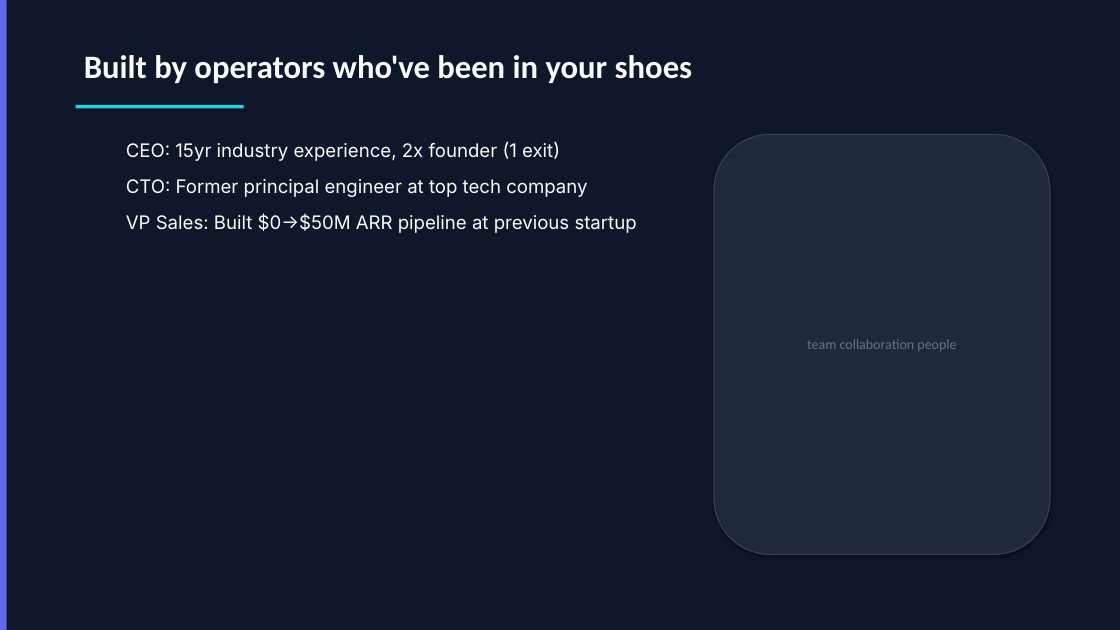
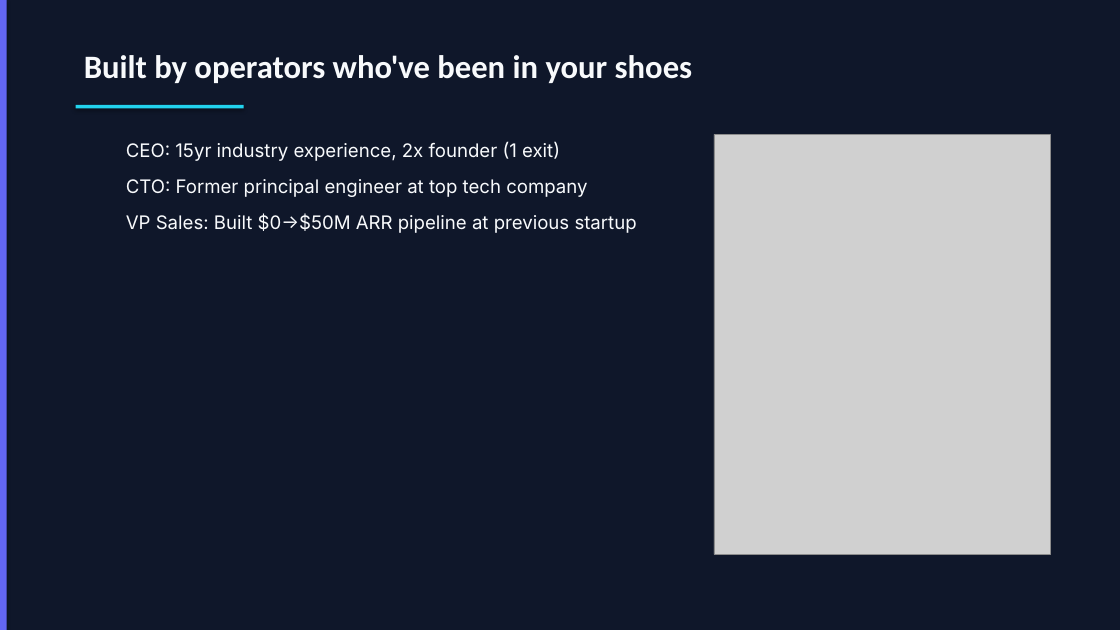
Before and after one commit to sunchaokun/PPT-Design-Skill, a slide deck: slide 8 of examples/01-ai-startup-investor-pitch.pptx. Drawn at 1120x630 pixels with LibreOffice and Linux fonts; fonts in the diff are those of the drawing; grey boxes stand for pictures. Boxes give left, top, right and bottom in pixels: in the first picture for what was removed or moved away, otherwise in the second. Text is boxed around its words. In the diff, an @@ line names an element or a change of style, - is before the commit and + after.

```diff
--- a/examples/01-ai-startup-investor-pitch.pptx
+++ b/examples/01-ai-startup-investor-pitch.pptx
@@ rounded rectangle removed at <box>714,134,1050,555</box> @@
-team collaboration people
@@ picture added at <box>714,134,1050,555</box> @@
```
Also in this commit, not shown: 5 other slides changed, 6 other files.
